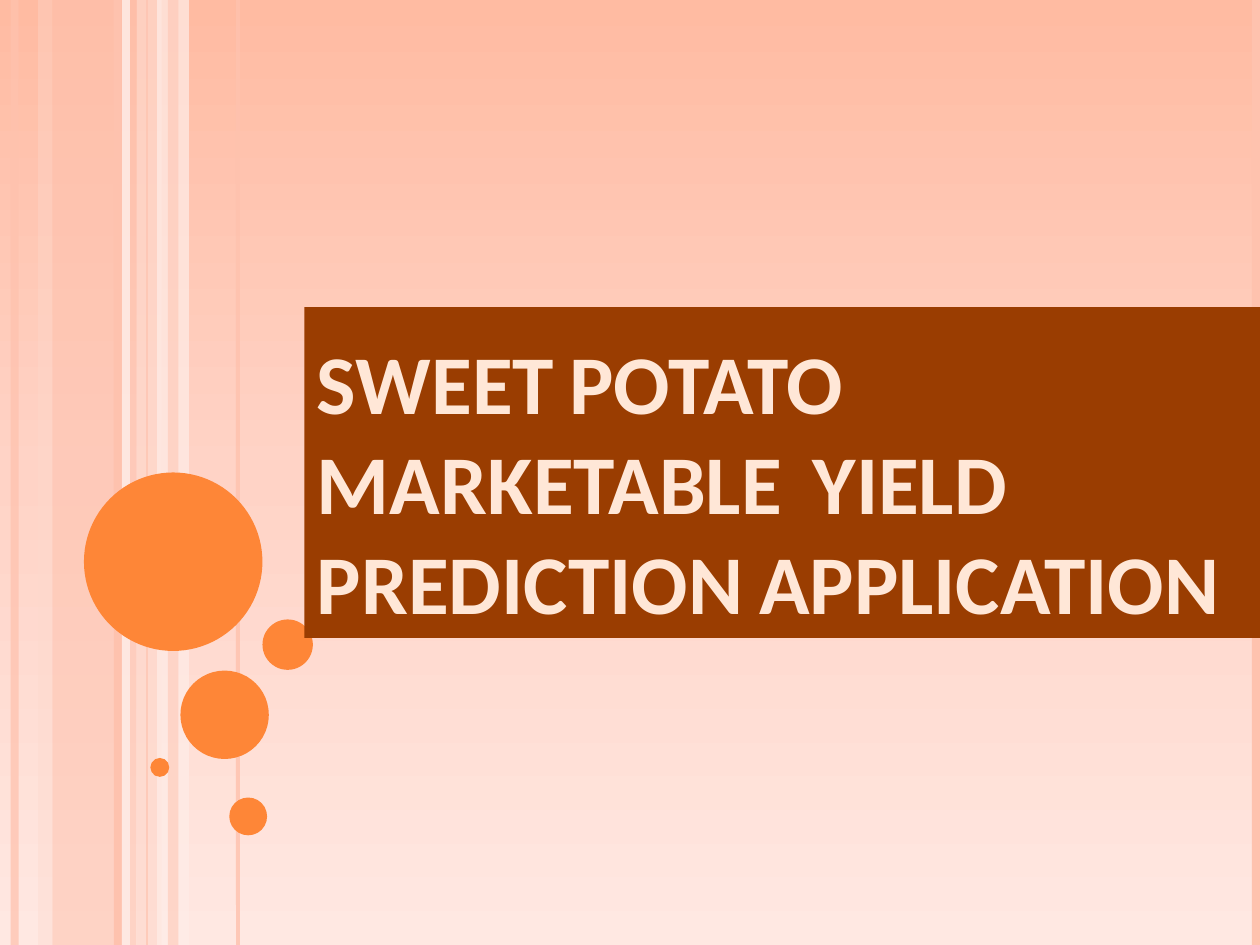
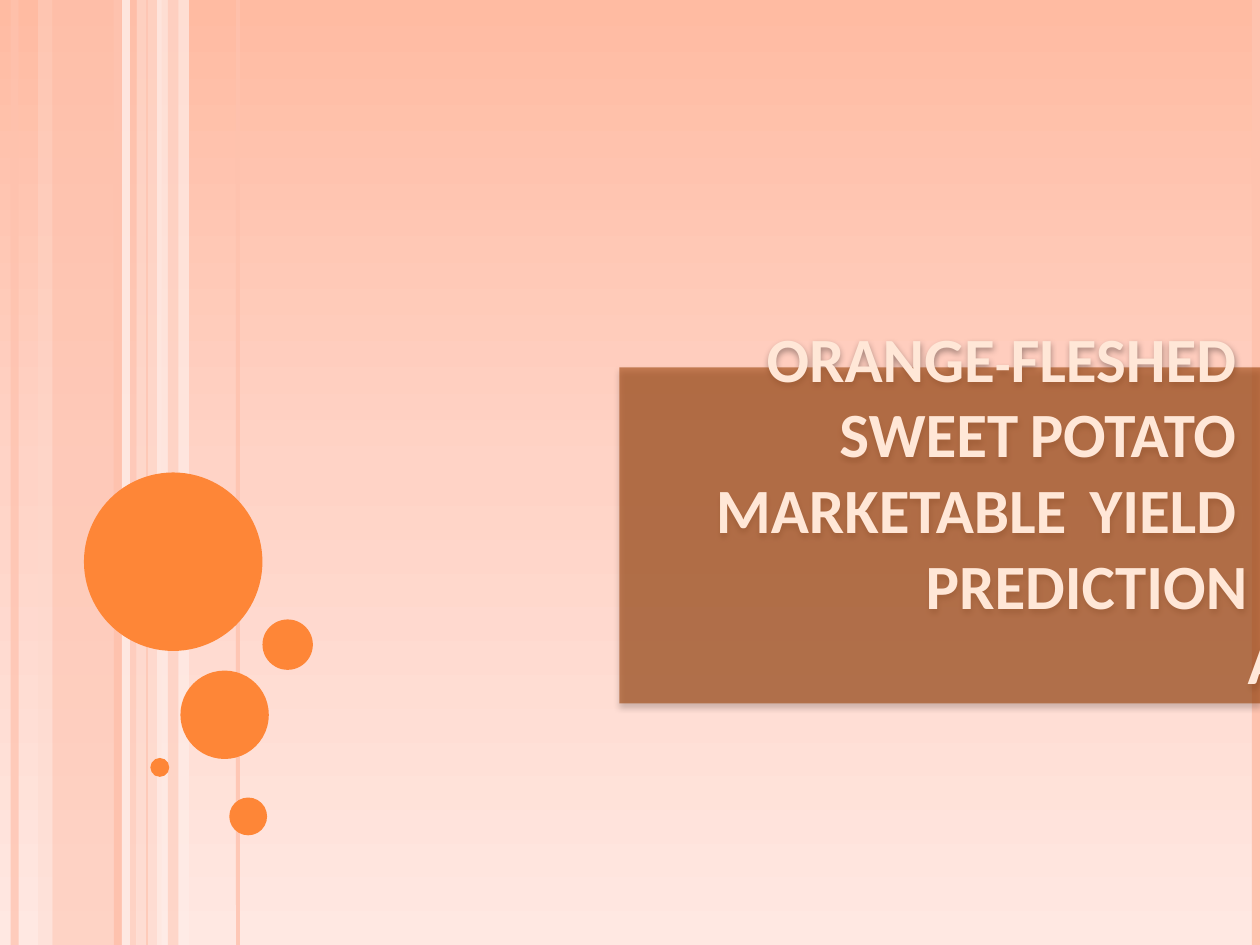
Before and after one commit to SharonSoul/Group-5-ML-Project, a slide deck: slide 1 of Presentation/Orange-Fleshed Sweet Potatoes.pptx. Drawn at 1260x945 pixels with LibreOffice and Linux fonts; fonts in the diff are those of the drawing; background and template pictures are left out. Boxes give left, top, right and bottom in pixels: in the first picture for what was removed or moved away, otherwise in the second. Text is boxed around its words. In the diff, an @@ line names an element or a change of style, - is before the commit and + after.

```diff
--- a/Presentation/Orange-Fleshed Sweet Potatoes.pptx
+++ b/Presentation/Orange-Fleshed Sweet Potatoes.pptx
@@ title "ORANGE-FLESHED SWEET POTATO MARKETABLE YIELD ..." resized from (x1=305, y1=307, x2=1260, y2=638) to (x1=620, y1=368, x2=1260, y2=704) @@
@@ title "ORANGE-FLESHED SWEET POTATO MARKETABLE YIELD ..." at (x1=620, y1=368, x2=1260, y2=704): fill #9A3D01 to #9A3D01 at 57% opacity; shadow on @@
@@ title at (x1=716, y1=348, x2=1248, y2=610): text changed; size 47.7 to 36 pt @@
-SWEET POTATO
-MARKETABLE YIELD PREDICTION APPLICATION
+ORANGE-FLESHED SWEET POTATO
+MARKETABLE YIELD
+PREDICTION APPLICATION
```
Also in this commit, not shown: 5 other slides changed, 3 slides added, 2 other files.
